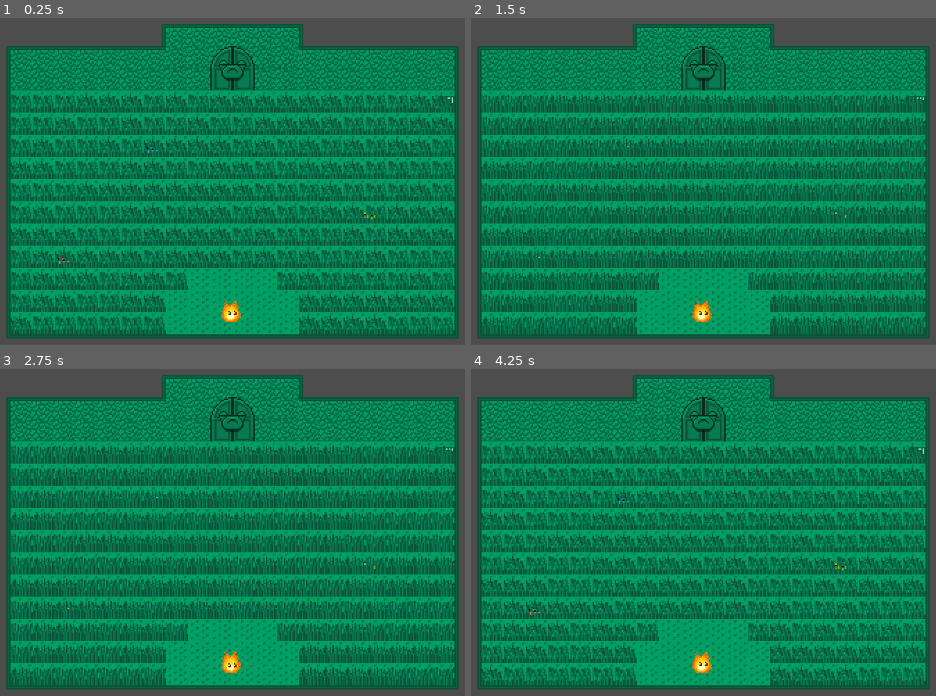
Above: before the commit, frames 1-4 (two rows, left to right).
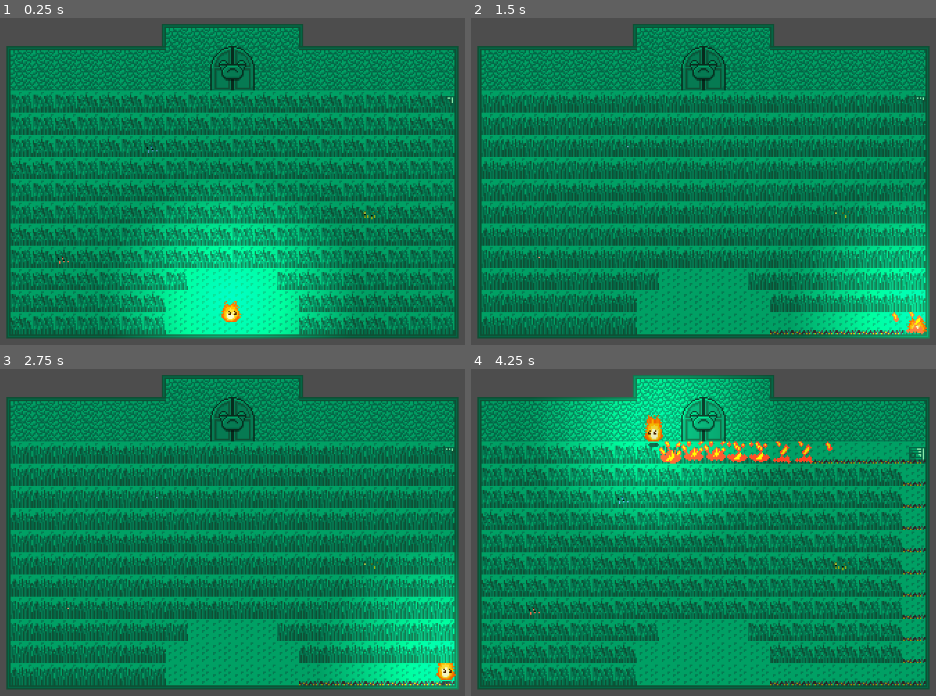
Above: after the commit, the same moments.

Repository: MalcolmFonseca/torch-game
Game: Godot game, scene res://scenes/game.tscn
Same seed, same stepped clock (60 frames per second), same inputs: the game is played once before the commit and once after it.
Inputs:
- Up to frame 1 (0.25 s): no input
- Up to frame 2 (1.5 s): hold Right (ui_right) 0.53-1.28 s; hold Down (ui_down) from 1.28 s (still down)
- Up to frame 3 (2.75 s): release Down (ui_down) at 2.03 s; hold Right (ui_right) from 2.03 s (still down)
- Up to frame 4 (4.25 s): tap Enter at 2.75 s; release Right (ui_right) at 2.78 s; hold Up (ui_up) 2.78-3.53 s; hold Left (ui_left) from 3.53 s (still down)

The runs differ from the first frame. In frame 1, 15% of the frame differs, in the area x 26-73%, y 53-99%; in frame 2, 8.2%; in frame 3, 8.1%; in frame 4, 19%, in the area x 17-98%, y 1-97%.
Error before the commit: Invalid assignment of property or key 'energy' with value of type 'float' on a base object of type 'null instance'. (res://scripts/player/player.gd:16)

Commit message:
Light node added as child on player scene

Diff:
--- a/scenes/player.tscn
+++ b/scenes/player.tscn
@@ -275,6 +275,17 @@
 [sub_resource type="CapsuleShape2D" id="CapsuleShape2D_3v2ag"]
 radius = 1.9999018
 height = 11.999949
+
+[sub_resource type="Gradient" id="Gradient_g2els"]
+offsets = PackedFloat32Array(0.013333334, 0.68)
+colors = PackedColorArray(1, 1, 1, 1, 0, 0, 0, 1)
+
+[sub_resource type="GradientTexture2D" id="GradientTexture2D_qhqgy"]
+gradient = SubResource("Gradient_g2els")
+width = 192
+height = 192
+fill = 1
+fill_from = Vector2(0.5, 0.5)
 
 [node name="Player" type="CharacterBody2D"]
 collision_layer = 2
@@ -282,6 +293,7 @@
 script = ExtResource("1_g2els")
 
 [node name="AnimatedSprite2D" type="AnimatedSprite2D" parent="."]
+self_modulate = Color(0.5370113, 0.5370113, 0.5370112, 1)
 sprite_frames = SubResource("SpriteFrames_d2wvv")
 animation = &"death"
 autoplay = "idle"
@@ -295,3 +307,7 @@
 wait_time = 20.0
 one_shot = true
 autostart = true
+
+[node name="PointLight2D" type="PointLight2D" parent="."]
+energy = 0.5
+texture = SubResource("GradientTexture2D_qhqgy")
--- a/scripts/player/player.gd
+++ b/scripts/player/player.gd
@@ -1,4 +1,5 @@
 extends CharacterBody2D
+
 
 @onready var point_light_2d: PointLight2D = $PointLight2D
 @onready var game_time: Timer = $Timer
@@ -13,7 +14,7 @@
 func _physics_process(delta: float) -> void:
 
 	var curr_time = game_time.time_left
-	point_light_2d.energy = curr_time/20 + 0.5
+	point_light_2d.energy = curr_time/20
 
 	# Get the horizontal input direction and handle the acceleration/deceleration.
 	var xDirection := Input.get_axis("ui_left", "ui_right")
Not shown: 1 places in scenes/player.tscn that only renumber resources
